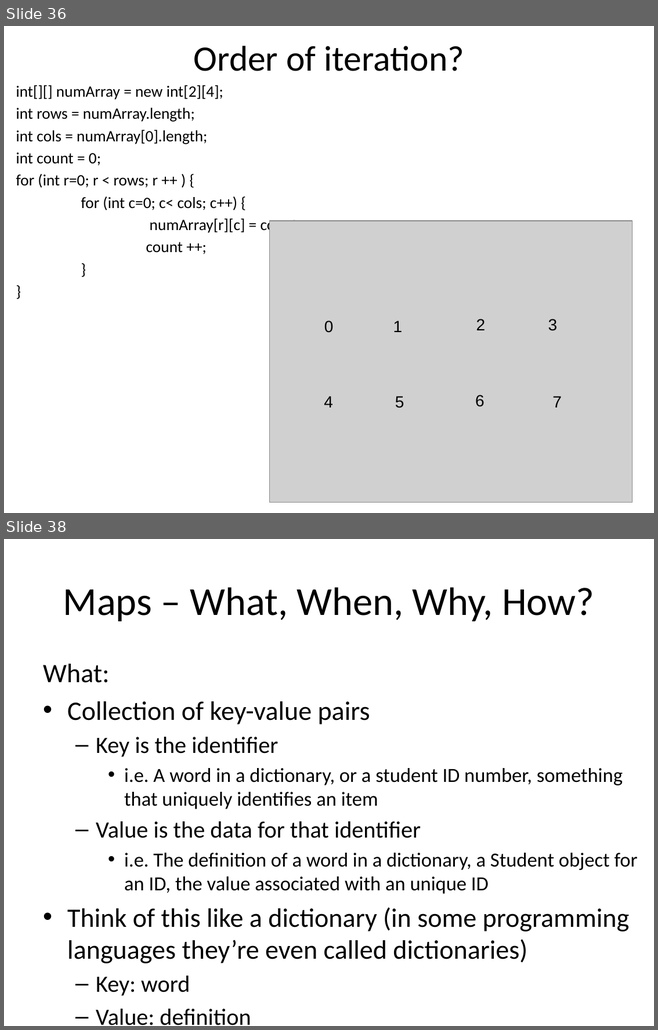
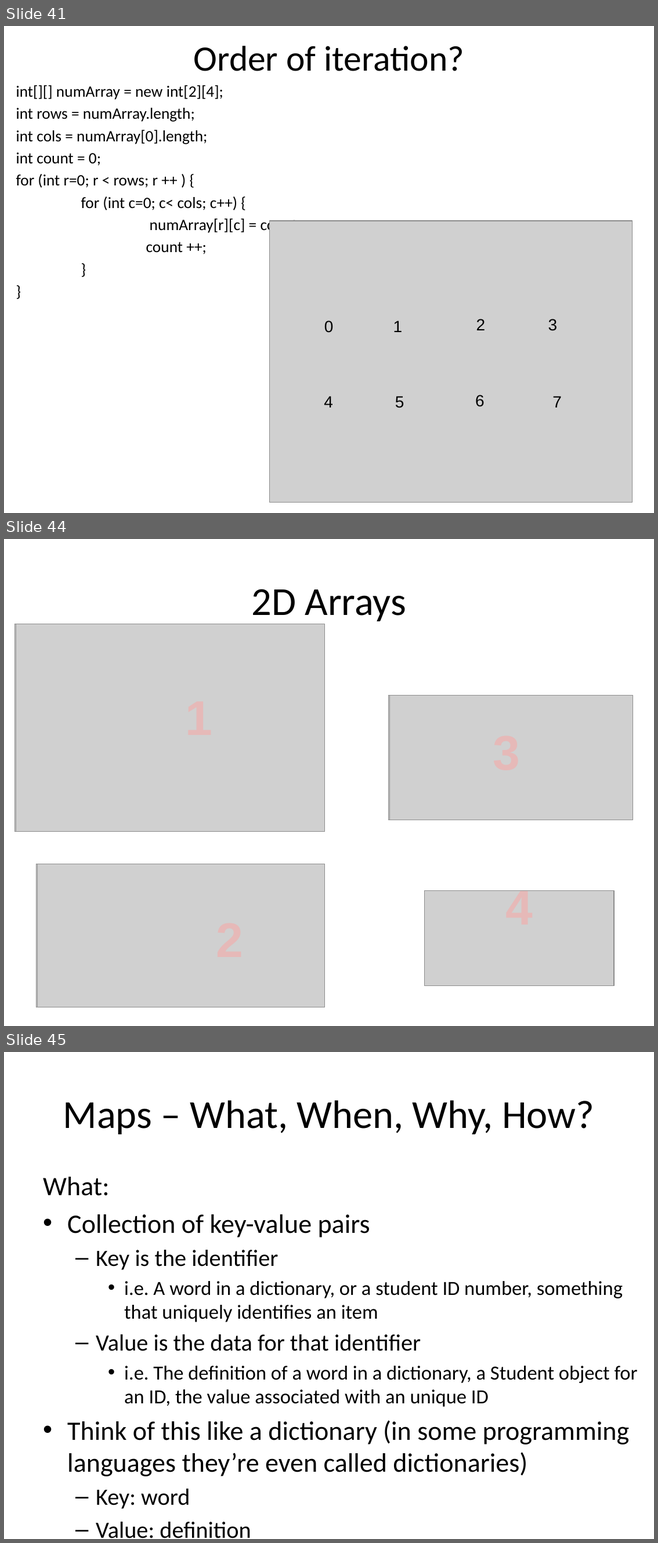
Before and after one commit to RHIT-CSSE/csse220, a slide deck: ClassMaterials/2DArraysAndMaps/Slides/2D Arrays and Maps.pptx. Shown one above the other, each under a label of ours: slides 36 and 38 before the commit, slides 41, 44 and 45 after it; the slides between them are not shown. The pictures are 658x1030 and 658x1543 pixels, drawn with LibreOffice and Linux fonts; fonts in the diff are those of the drawing; grey boxes stand for pictures. Boxes give left, top, right and bottom in pixels: in the first picture for what was removed or moved away, otherwise in the second. Text is boxed around its words. In the diff, an @@ line names an element or a change of style, - is before the commit and + after.

```diff
--- a/ClassMaterials/2DArraysAndMaps/Slides/2D Arrays and Maps.pptx
+++ b/ClassMaterials/2DArraysAndMaps/Slides/2D Arrays and Maps.pptx
@@ slide 44 added at (4, 539, 654, 1026), background #FFFFFF @@
@@ title added at (251, 589, 407, 624), 44 pt, text #000000 @@
+2D Arrays
@@ picture added at (15, 624, 324, 831) @@
@@ picture added at (16, 624, 324, 831) @@
@@ picture added at (389, 696, 632, 820) @@
@@ picture added at (389, 696, 632, 820) @@
@@ picture added at (36, 864, 323, 1008) @@
@@ picture added at (37, 864, 324, 1008) @@
@@ text added at (505, 886, 532, 891), 54 pt, text #E6B9B8, bold @@
+4
@@ picture added at (424, 891, 614, 986) @@
@@ what was slide 36 is now slide 41 @@
@@ what was slide 38 is now slide 45 @@
```
Also in this commit, not shown: 6 slides changed, 9 other slides added, 1 slide removed.
